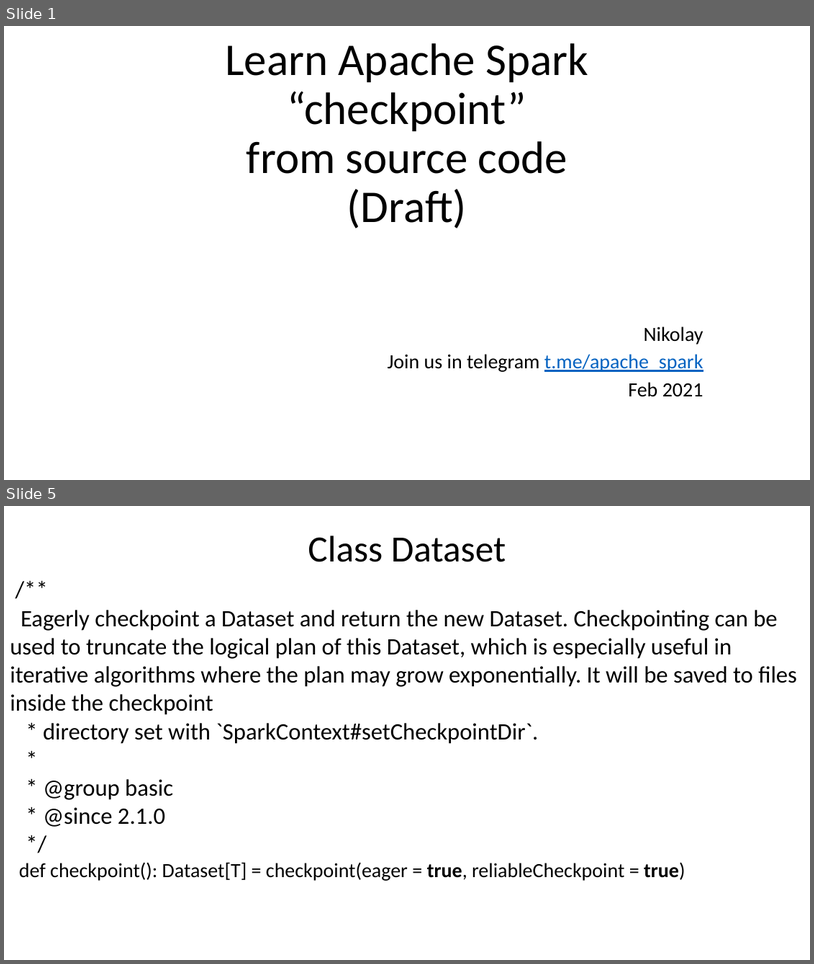
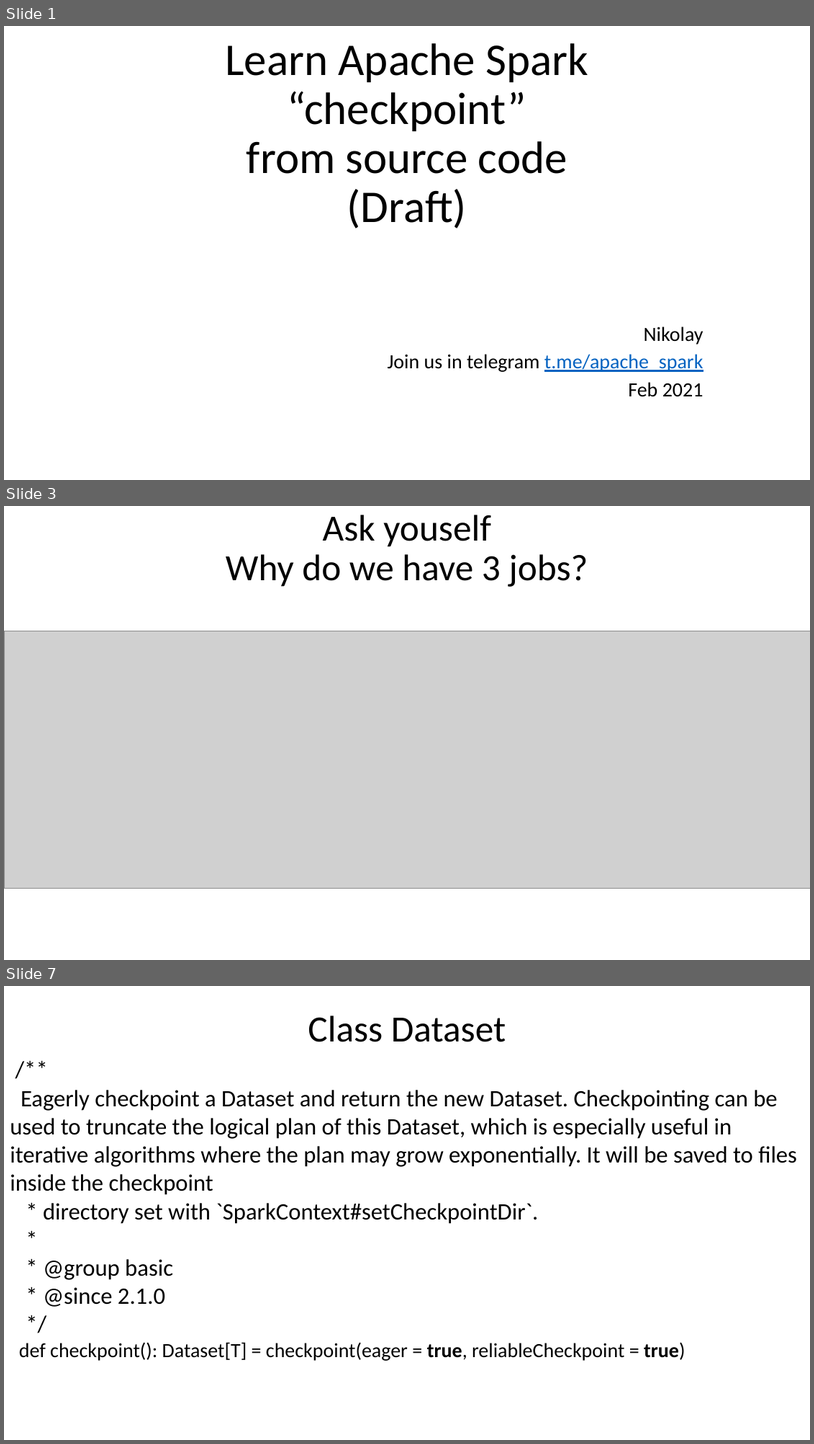
Before and after one commit to nkudinov/apache_spark_pptx, a slide deck: Spark_checkpoint.pptx. Shown one above the other, each under a label of ours: slides 1 and 5 before the commit, slides 1, 3 and 7 after it; the slides between them are not shown. The pictures are 814x964 and 814x1444 pixels, drawn with LibreOffice and Linux fonts; fonts in the diff are those of the drawing; grey boxes stand for pictures. Boxes give left, top, right and bottom in pixels: in the first picture for what was removed or moved away, otherwise in the second. Text is boxed around its words. In the diff, an @@ line names an element or a change of style, - is before the commit and + after.

```diff
--- a/Spark_checkpoint.pptx
+++ b/Spark_checkpoint.pptx
@@ slide 3 added at bbox=[4, 506, 810, 960], background #FFFFFF @@
@@ text added at bbox=[226, 515, 589, 587], 44 pt, text #000000 @@
+Ask youself
+Why do we have 3 jobs?
@@ picture added at bbox=[4, 631, 810, 888] @@
@@ what was slide 5 is now slide 7 @@
```
Also in this commit, not shown: 7 slides changed, 3 other slides added, 2 slides removed.
